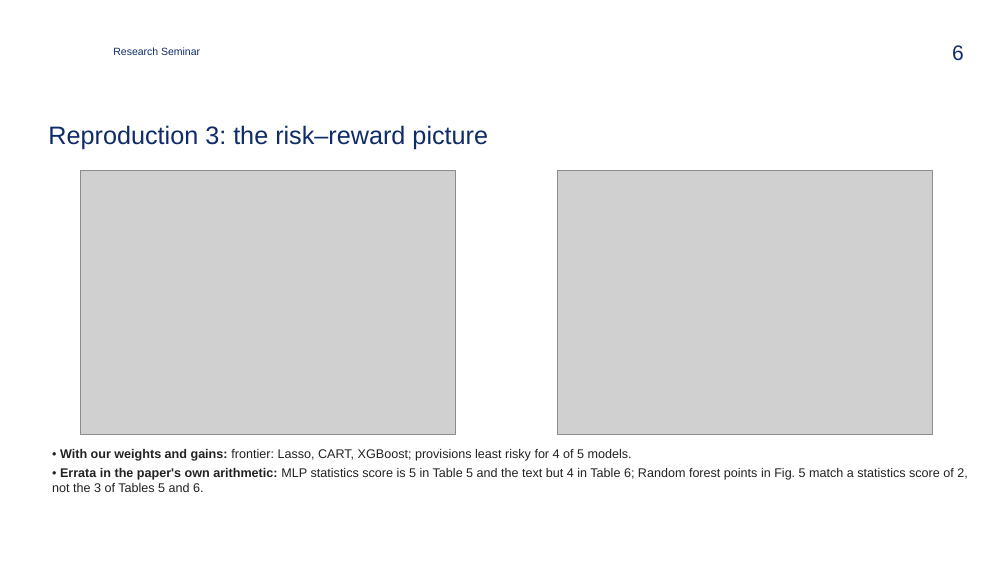
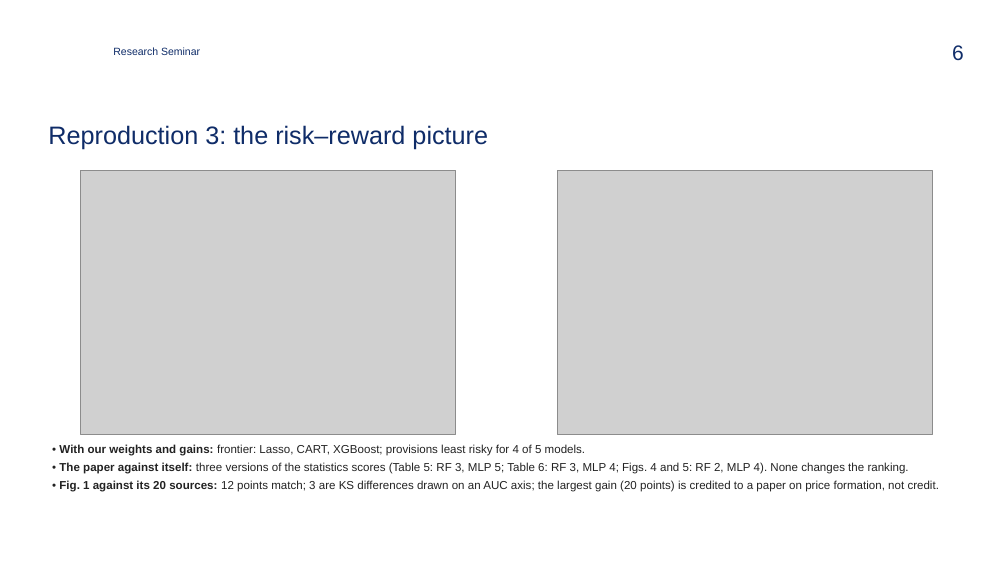
Before and after one commit to zavaz5/ml-model-risk, a slide deck: slide 6 of docs/presentation.pptx. Drawn at 1008x567 pixels with LibreOffice and Linux fonts; fonts in the diff are those of the drawing; grey boxes stand for pictures; background and template pictures are left out. Boxes give left, top, right and bottom in pixels: in the first picture for what was removed or moved away, otherwise in the second. Text is boxed around its words. In the diff, an @@ line names an element or a change of style, - is before the commit and + after.

```diff
--- a/docs/presentation.pptx
+++ b/docs/presentation.pptx
@@ text at <box>59,444,585,456</box>: size 12 to 11 pt in "• With our weights and gains: frontier: ..." @@
@@ text at <box>59,462,939,492</box>: text changed; size 12 to 11 pt @@
-• Errata in the paper's own arithmetic: MLP statistics score is 5 in Table 5 and the text but 4 in Table 6; Random forest points in Fig. 5 match a statistics score of 2, not the 3 of Tables 5 and 6.
+• The paper against itself: three versions of the statistics scores (Table 5: RF 3, MLP 5; Table 6: RF 3, MLP 4; Figs. 4 and 5: RF 2, MLP 4). None changes the ranking.
+• Fig. 1 against its 20 sources: 12 points match; 3 are KS differences drawn on an AUC axis; the largest gain (20 points) is credited to a paper on price formation, not credit.
```
Also in this commit, not shown: 2 other slides changed, 8 other files.
